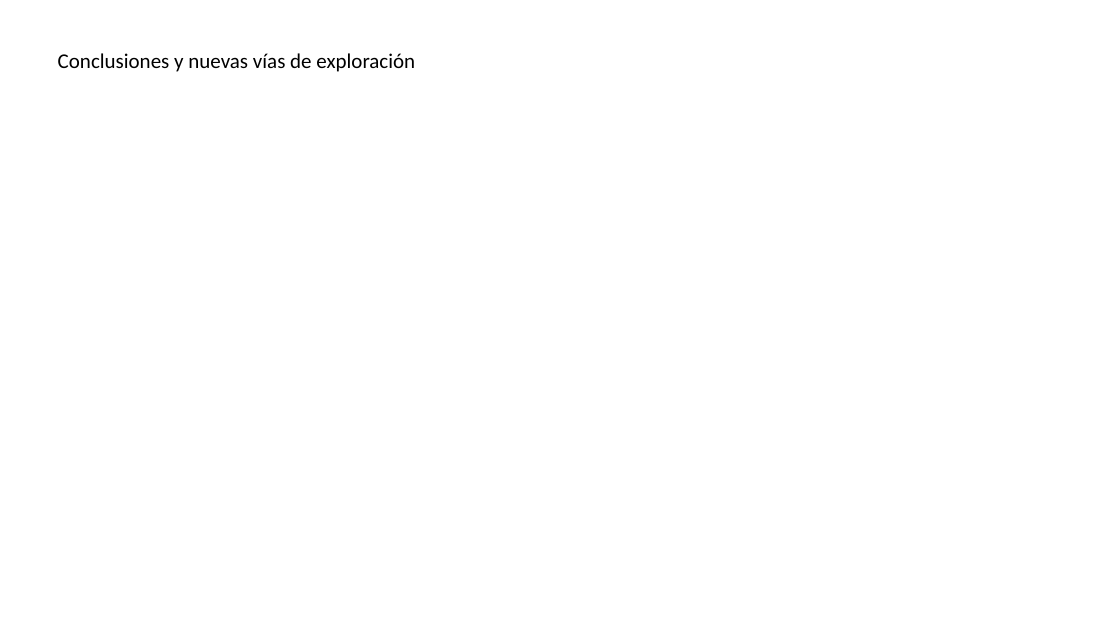
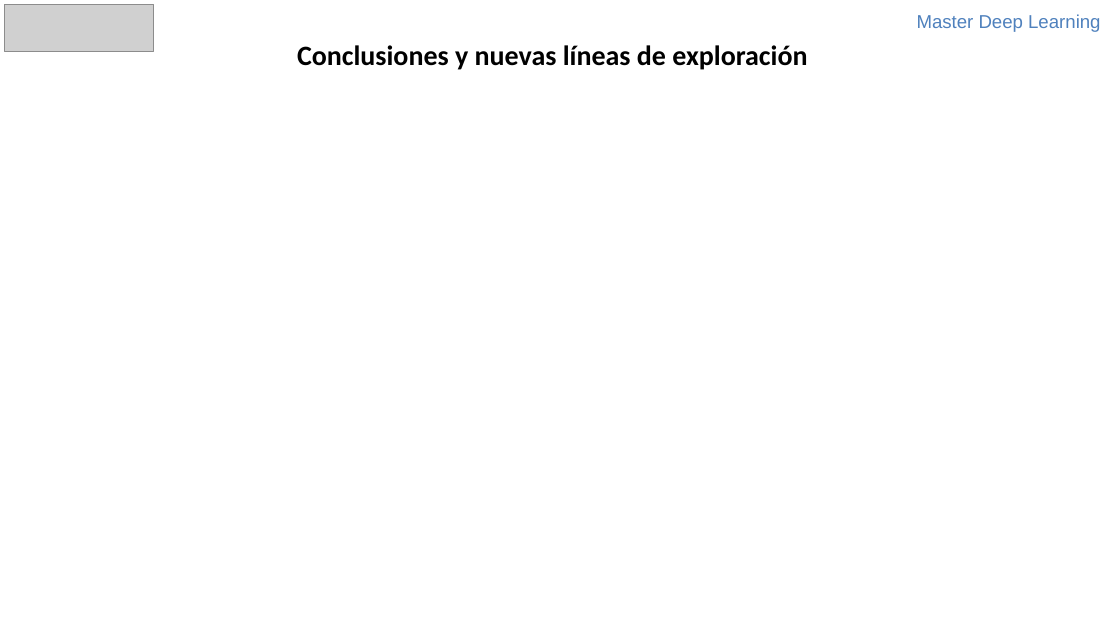
Before and after one commit to mlalandag/HPAwDRL, a slide deck: slide 16 of doc/HpaWithDrl.pptx (slide 14 before the commit). Drawn at 1120x630 pixels with LibreOffice and Linux fonts; fonts in the diff are those of the drawing; grey boxes stand for pictures. Boxes give left, top, right and bottom in pixels: in the first picture for what was removed or moved away, otherwise in the second. Text is boxed around its words. In the diff, an @@ line names an element or a change of style, - is before the commit and + after.

```diff
--- a/doc/HpaWithDrl.pptx
+++ b/doc/HpaWithDrl.pptx
@@ picture added at <box>4,4,154,51</box> @@
@@ text added at <box>917,14,1100,32</box>, 16 pt, text #4F81BD @@
+Master Deep Learning
@@ text at <box>297,45,807,70</box>: text changed; size 18 to 24 pt; bold on @@
-Conclusiones y nuevas vías de exploración
+Conclusiones y nuevas líneas de exploración
```
Also in this commit, not shown: 7 other slides changed, 8 slides added, 6 slides removed, 1 other file.
